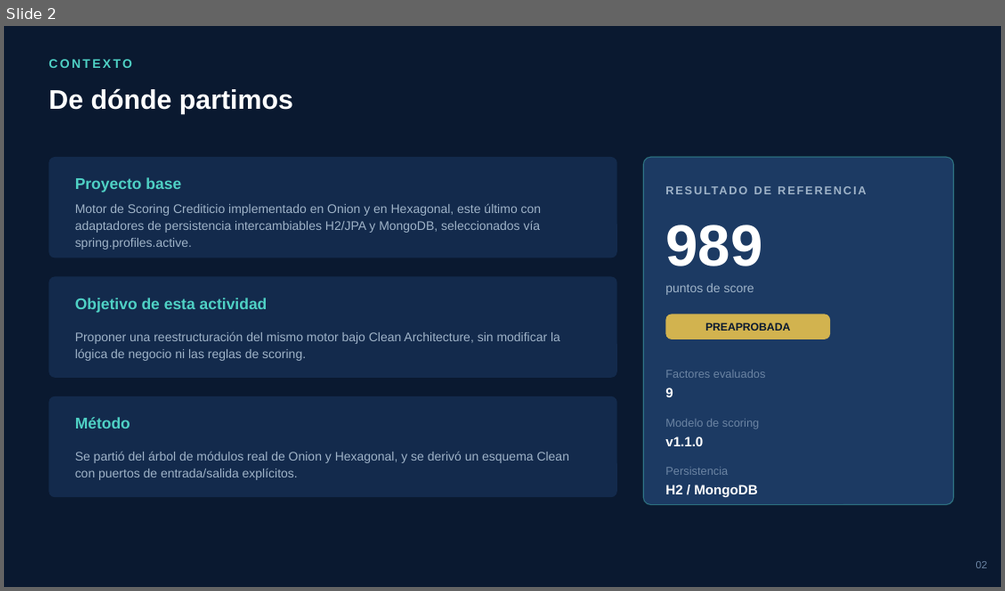
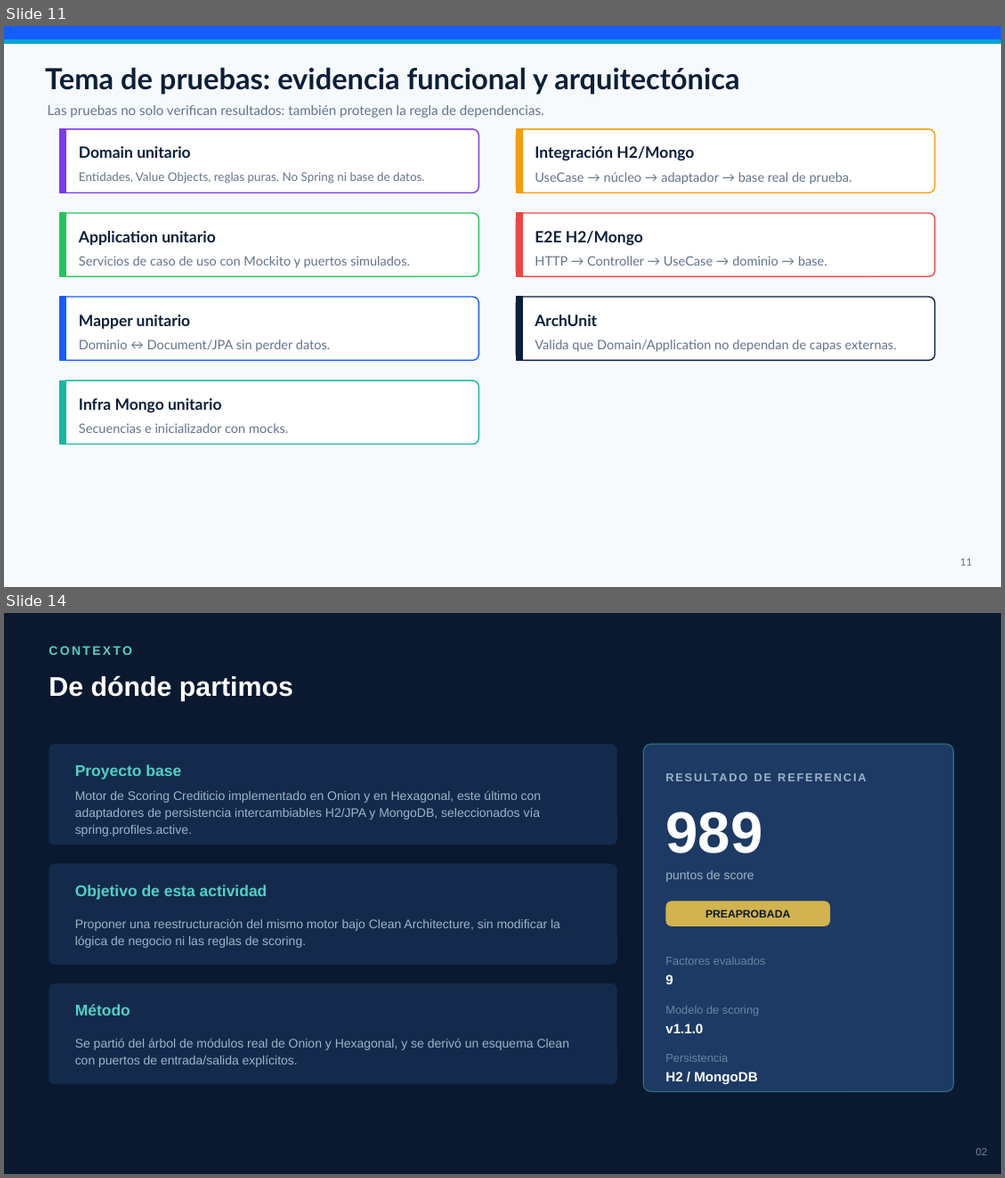
Before and after one commit to JoseJulca/CleanArquitecture, a slide deck: Motor_Scoring_Clean_Architecture.pptx. Shown one above the other, each under a label of ours: slide 2 before the commit, slides 11 and 14 after it; the slides between them are not shown. The pictures are 1005x591 and 1005x1178 pixels, drawn with LibreOffice and Linux fonts; fonts in the diff are those of the drawing. Boxes give left, top, right and bottom in pixels: in the first picture for what was removed or moved away, otherwise in the second. Text is boxed around its words. In the diff, an @@ line names an element or a change of style, - is before the commit and + after.

```diff
--- a/Motor_Scoring_Clean_Architecture.pptx
+++ b/Motor_Scoring_Clean_Architecture.pptx
@@ slide 11 added at [4,26,1001,587], background #F7FAFC @@
@@ rectangle added at [4,26,1001,39], fill #165DFF, outline #165DFF 1 pt @@
@@ rectangle added at [4,39,1001,43], fill #00A6D6, outline #00A6D6 1 pt @@
@@ text added at [45,67,739,95], 28 pt, text #0B1F3A, bold @@
+Tema de pruebas: evidencia funcional y arquitectónica
@@ text added at [48,105,544,118], 13 pt, text #64748B @@
+Las pruebas no solo verifican resultados: también protegen la regla de dependencias.
@@ rounded rectangle added at [60,129,479,192], fill #FFFFFF, outline #7C3AED 1.2 pt @@
@@ rectangle added at [60,129,66,192], fill #7C3AED, outline #7C3AED 1 pt @@
@@ rounded rectangle added at [517,129,935,192], fill #FFFFFF, outline #F59E0B 1.2 pt @@
@@ rectangle added at [517,129,522,192], fill #F59E0B, outline #F59E0B 1 pt @@
@@ text added at [79,146,190,158], 15 pt, text #0B1F3A, bold @@
+Domain unitario
@@ text added at [534,146,694,160], 15 pt, text #0B1F3A, bold @@
+Integración H2/Mongo
@@ text added at [79,172,425,184], 11.6 pt, text #64748B @@
+Entidades, Value Objects, reglas puras. No Spring ni base de datos.
@@ text added at [534,172,852,184], 12.5 pt, text #64748B @@
+UseCase → núcleo → adaptador → base real de prueba.
@@ rounded rectangle added at [60,213,479,276], fill #FFFFFF, outline #22C55E 1.2 pt @@
@@ rectangle added at [60,213,66,276], fill #22C55E, outline #22C55E 1 pt @@
@@ text added at [79,231,215,245], 15 pt, text #0B1F3A, bold @@
+Application unitario
@@ rounded rectangle added at [517,213,935,276], fill #FFFFFF, outline #EF4444 1.2 pt @@
@@ rectangle added at [517,213,522,276], fill #EF4444, outline #EF4444 1 pt @@
@@ text added at [534,231,643,245], 15 pt, text #0B1F3A, bold @@
+E2E H2/Mongo
@@ text added at [79,256,410,268], 12.5 pt, text #64748B @@
+Servicios de caso de uso con Mockito y puertos simulados.
@@ text added at [534,256,827,265], 12.5 pt, text #64748B @@
+HTTP → Controller → UseCase → dominio → base.
@@ rounded rectangle added at [60,297,479,361], fill #FFFFFF, outline #165DFF 1.2 pt @@
@@ rectangle added at [60,297,66,361], fill #165DFF, outline #165DFF 1 pt @@
@@ text added at [79,314,190,329], 15 pt, text #0B1F3A, bold @@
+Mapper unitario
@@ rounded rectangle added at [517,297,935,361], fill #FFFFFF, outline #0B1F3A 1.2 pt @@
@@ rectangle added at [517,297,522,361], fill #0B1F3A, outline #0B1F3A 1 pt @@
@@ text added at [534,314,597,326], 15 pt, text #0B1F3A, bold @@
+ArchUnit
@@ text added at [79,339,330,352], 12.5 pt, text #64748B @@
+Dominio ↔ Document/JPA sin perder datos.
@@ text added at [534,339,897,352], 12.5 pt, text #64748B @@
+Valida que Domain/Application no dependan de capas externas.
@@ rounded rectangle added at [60,380,479,444], fill #FFFFFF, outline #14B8A6 1.2 pt @@
@@ rectangle added at [60,380,66,444], fill #14B8A6, outline #14B8A6 1 pt @@
@@ text added at [79,398,222,412], 15 pt, text #0B1F3A, bold @@
+Infra Mongo unitario
@@ text added at [79,423,288,433], 12.5 pt, text #64748B @@
+Secuencias e inicializador con mocks.
@@ text added at [960,557,971,565], 10 pt, text #64748B @@
+11
@@ what was slide 2 is now slide 14 @@
```
Also in this commit, not shown: 1 slide changed, 13 other slides added, 1 slide removed, 1 other file.
